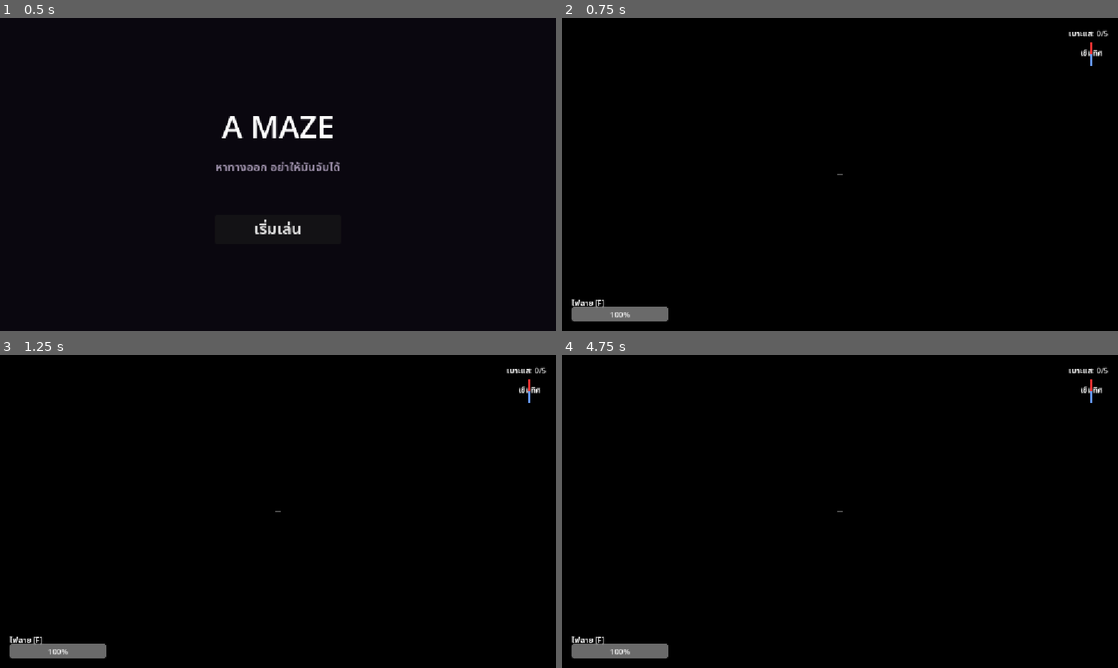
Above: before the commit, frames 1-4 (two rows, left to right).
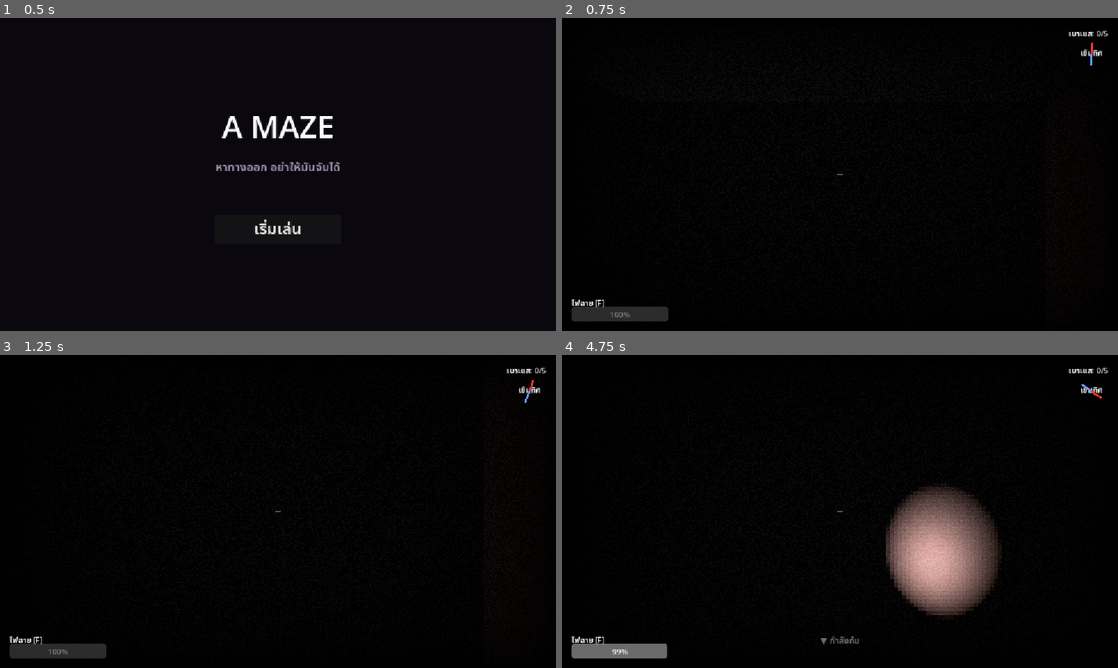
Above: after the commit, the same moments.

Repository: KanonKC/a-maze
Game: Godot game, scene res://scenes/main_menu.tscn
The game is run twice, just before and just after one commit, with the same random seed, the same clock (stepped at 60 frames per second) and the same inputs.
Inputs (mouse positions are in pixels of both pictures, inside the frame that each line leads up to):
- Up to frame 1 (0.5 s): no input
- Up to frame 2 (0.75 s): click "เริ่มเล่น" at 0.5 s
- Up to frame 3 (1.25 s): no input
- Up to frame 4 (4.75 s): move the mouse to (867, 511) at 1.27 s; hold Ctrl (crouch) 1.28-2.03 s; hold W (move_forward) from 1.28 s (still down); move the mouse to (812, 511) at 2.02 s; tap F (toggle_flashlight) at 2.1 s; tap Enter at 2.75 s; move the mouse to (851, 505) at 2.77 s; hold E (use_chalk) 2.78-3.53 s; move the mouse to (834, 517) at 3.52 s; tap R (use_mirror) at 3.6 s; move the mouse to (878, 514) at 4.27 s; hold Ctrl (crouch) from 4.28 s (still down)

Frame 1 is identical in both runs. In frame 2, 0.8% of the frame differs, in the area x 1-96%, y 7-97%; in frame 3, 0.8%; in frame 4, 7.0%, in the area x 8-98%, y 7-97%.
Error before the commit: Parse Error: Cannot infer the type of "opp_bit" variable because the value doesn't have a set type. (res://scripts/maze_level.gd:581)

Commit message:
feat: update something (i forgot)

Diff:
--- a/scripts/chalk_mark.gd
+++ b/scripts/chalk_mark.gd
@@ -11,6 +11,7 @@
 	mat.emission = Color(0.6, 0.55, 0.4)
 	mat.emission_energy_multiplier = 0.8
 	mat.shading_mode = BaseMaterial3D.SHADING_MODE_UNSHADED
+	mat.cull_mode = BaseMaterial3D.CULL_DISABLED
 	material_override = mat
 
 	# Notify maze so this cell is locked from shifting
--- a/scripts/end_screen.gd
+++ b/scripts/end_screen.gd
@@ -6,7 +6,8 @@
 var _btn:    Button
 
 func _ready() -> void:
-	layer = 10
+	layer = 70  # above post-process (50) and pause (60)
+	process_mode = Node.PROCESS_MODE_ALWAYS
 
 	_panel = ColorRect.new()
 	_panel.color = Color(0, 0, 0, 0.85)
@@ -34,7 +35,10 @@
 	_btn = Button.new()
 	_btn.text = "เล่นใหม่"
 	_btn.add_theme_font_size_override("font_size", 28)
-	_btn.pressed.connect(func(): get_tree().reload_current_scene())
+	_btn.pressed.connect(func():
+		get_tree().paused = false
+		get_tree().reload_current_scene()
+	)
 	vbox.add_child(_btn)
 
 	hide()
@@ -51,5 +55,6 @@
 	_title.text  = "หนีออกมาได้!"
 	_sub.text    = "คุณรอดจากเขาวงกตได้สำเร็จ"
 	_btn.visible = true
+	get_tree().paused = true
 	Input.set_mouse_mode(Input.MOUSE_MODE_VISIBLE)
 	show()
--- a/scripts/game_manager.gd
+++ b/scripts/game_manager.gd
@@ -17,6 +17,9 @@
 var _end_screen: CanvasLayer
 var _pause_layer: CanvasLayer
 var _debug_layer: CanvasLayer
+
+var _ambient_player: AudioStreamPlayer
+var _sfx_player: AudioStreamPlayer
 
 @onready var player: CharacterBody3D = $World/Player
 @onready var hud = $HUD
@@ -32,6 +35,29 @@
 	_build_pause_menu()
 	_build_debug_overlay()
 	_build_post_process()
+	_build_audio()
+
+func _build_audio() -> void:
+	# Ambient horror loop — plays throughout the game
+	_ambient_player = AudioStreamPlayer.new()
+	_ambient_player.stream = load("res://assets/sounds/ambient_horror.ogg")
+	_ambient_player.volume_db = -14.0
+	_ambient_player.autoplay = true
+	var amb_stream := _ambient_player.stream as AudioStreamOggVorbis
+	if amb_stream:
+		amb_stream.loop = true
+	add_child(_ambient_player)
+	_ambient_player.play()
+
+	# One-shot SFX player for events
+	_sfx_player = AudioStreamPlayer.new()
+	_sfx_player.volume_db = -6.0
+	add_child(_sfx_player)
+
+func _play_sfx(path: String) -> void:
+	if _sfx_player:
+		_sfx_player.stream = load(path)
+		_sfx_player.play()
 
 func _build_post_process() -> void:
 	var pp = load("res://scripts/post_process.gd").new()
@@ -39,7 +65,7 @@
 
 func _build_pause_menu() -> void:
 	_pause_layer = CanvasLayer.new()
-	_pause_layer.layer = 20
+	_pause_layer.layer = 60  # above post-process (layer 50)
 	_pause_layer.process_mode = Node.PROCESS_MODE_ALWAYS
 	add_child(_pause_layer)
 
@@ -93,10 +119,10 @@
 	if not DebugConfig.DEBUG:
 		return
 	_debug_layer = CanvasLayer.new()
-	_debug_layer.layer = 18
+	_debug_layer.layer = 65  # above post-process (50)
 	_debug_layer.process_mode = Node.PROCESS_MODE_ALWAYS
 	add_child(_debug_layer)
-	var overlay := load("res://scripts/debug_overlay.gd").new()
+	var overlay: Node = load("res://scripts/debug_overlay.gd").new()
 	_debug_layer.add_child(overlay)
 	_debug_layer.visible = false
 
@@ -127,6 +153,7 @@
 	emit_signal("clue_collected", clues_found, CLUES_TOTAL)
 	if text != "":
 		emit_signal("clue_text_revealed", text)
+	_play_sfx("res://assets/sounds/clue_pickup.wav")
 	var ghost = get_tree().get_first_node_in_group("ghost")
 	if ghost and ghost.has_method("increase_speed"):
 		ghost.increase_speed()
@@ -151,6 +178,7 @@
 			_lights_out_event(3.0)
 		5:
 			# Clue 5: exit unlocked — handled by exit_unlocked signal, no extra event
+			pass
 
 func _flash_flicker_event() -> void:
 	# Temporarily spike danger level to trigger flashlight flicker in player.gd
@@ -182,6 +210,7 @@
 	var env: Environment = env_node.environment
 	var original_energy := env.ambient_light_energy
 	env.ambient_light_energy = 0.0
+	_play_sfx("res://assets/sounds/lights_out_sting.wav")
 	if player and player.has_method("set_danger_level"):
 		player.set_danger_level(0.8)
 	await get_tree().create_timer(duration).timeout
@@ -192,6 +221,7 @@
 
 func on_player_caught() -> void:
 	emit_signal("player_caught")
+	_play_sfx("res://assets/sounds/player_caught.wav")
 	await get_tree().create_timer(1.5).timeout
 	player.global_position = checkpoint_position
 	player.velocity = Vector3.ZERO
@@ -199,3 +229,4 @@
 func on_player_exit() -> void:
 	if exit_open:
 		emit_signal("game_won")
+		_play_sfx("res://assets/sounds/jingle_win.wav")
--- a/scripts/ghost.gd
+++ b/scripts/ghost.gd
@@ -69,7 +69,7 @@
 	return _player_is_watching() and not _player_flashlight_active()
 
 func _player_flashlight_active() -> bool:
-	var on := player.get_flashlight_on()
+	var on: bool = player.get_flashlight_on()
 	return on
 
 func _sample_player_behavior(delta: float) -> void:
@@ -79,7 +79,7 @@
 	_pos_sample_timer = 1.0   # sample every second
 
 	# Count flashlight toggles by comparing previous state
-	var fl_now := player.get_flashlight_on()
+	var fl_now: bool = player.get_flashlight_on()
 	if fl_now != _last_flashlight_state:
 		_flashlight_uses += 1
 		_last_flashlight_state = fl_now
--- a/scripts/hud.gd
+++ b/scripts/hud.gd
@@ -27,13 +27,29 @@
 const _CROSSHAIR_HOT  := Color(1.0, 0.15, 0.15, 0.95)
 
 func _ready() -> void:
+	layer = 60  # above post-process (layer 50) so shader doesn't pixelate UI
 	message_label.visible = false
 	item_notif.visible    = false
 	mirror_frame.visible  = false
 	chalk_label.text      = ""
+	_setup_mirror_frame()
 	_build_crosshair()
 	_build_crouch_label()
 	_build_clue_display()
+
+func _setup_mirror_frame() -> void:
+	# Reposition mirror to lower-center — looks like holding a hand mirror
+	mirror_frame.anchor_left   = 0.5
+	mirror_frame.anchor_right  = 0.5
+	mirror_frame.anchor_top    = 1.0
+	mirror_frame.anchor_bottom = 1.0
+	mirror_frame.offset_left   = -180
+	mirror_frame.offset_right  =  180
+	mirror_frame.offset_top    = -260
+	mirror_frame.offset_bottom = -20
+	mirror_frame.stretch_mode  = TextureRect.STRETCH_KEEP_ASPECT_COVERED
+	# Dark border to simulate mirror frame
+	mirror_frame.modulate = Color(0.85, 0.82, 0.78)
 
 func _build_clue_display() -> void:
 	_clue_display = Label.new()
--- a/scripts/maze_level.gd
+++ b/scripts/maze_level.gd
@@ -1,7 +1,8 @@
 extends Node3D
 
 # ─── Exit light (class var for signal callback) ───────────
-var _exit_light: OmniLight3D
+var _exit_light:   OmniLight3D
+var _exit_blocker: StaticBody3D
 
 @onready var _world_env: WorldEnvironment = $WorldEnvironment
 
@@ -38,6 +39,8 @@
 # Cells that must never shift: room cells and chalk-marked cells
 var _locked_cells: Dictionary = {}   # key "x,y" → true
 
+var _wall_shift_audio: AudioStreamPlayer
+
 # World-space offset so maze is centered at origin
 var ox: float
 var oz: float
@@ -85,6 +88,7 @@
 		_world_env.environment.fog_enabled = true
 		_world_env.environment.fog_density = 0.02
 		_world_env.environment.fog_light_color = Color(0.05, 0.03, 0.08)
+		_world_env.environment.ambient_light_energy = 0.25  # slight base visibility without flashlight
 
 	# Connect exit_unlocked signal from game_manager
 	var gm = get_tree().get_first_node_in_group("game_manager")
@@ -96,6 +100,15 @@
 
 	# 7. Spawn ghost in outer zone, far from player start
 	_spawn_ghost()
+
+	# Wall shift audio
+	_wall_shift_audio = AudioStreamPlayer.new()
+	var ws_stream := load("res://assets/sounds/wall_shift.wav") as AudioStreamWAV
+	if ws_stream:
+		ws_stream.loop_mode = AudioStreamWAV.LOOP_DISABLED
+	_wall_shift_audio.stream = ws_stream
+	_wall_shift_audio.volume_db = -4.0
+	add_child(_wall_shift_audio)
 
 func _cell_center(col: int, row: int) -> Vector3:
 	return Vector3(ox + col * STEP + CELL * 0.5, 1.0, oz + row * STEP + CELL * 0.5)
@@ -129,6 +142,10 @@
 	# ตำแหน่งจริง: Room 3 (col=21, row=9) ชั้นกลาง
 	_make_pickup(_cell_center(22, 10), 1, pickup_script)  # mirror in room 3
 
+	# ── ถ่านไฟฉาย ───────────────────────────────────────────
+	_make_pickup(_cell_center(6, 5),  2, pickup_script)   # battery outer zone NW
+	_make_pickup(_cell_center(26, 18), 2, pickup_script)  # battery outer zone SE
+
 	# ── DEV: วางใกล้ start ให้ทดสอบได้เลย ──────────────────
 	_make_pickup(_cell_center(14, 11), 0, pickup_script)  # chalk ซ้าย start
 	_make_pickup(_cell_center(18, 11), 1, pickup_script)  # mirror ขวา start
@@ -202,6 +219,10 @@
 	light.light_energy = 1.2
 	light.omni_range  = 4.0
 	ghost.add_child(light)
+
+	# Load SFX
+	ghost.ambient_sfx = load("res://assets/sounds/ghost_breath.wav")
+	ghost.aggro_sfx   = load("res://assets/sounds/ghost_aggro.wav")
 
 	# Start far from player (top-right outer zone)
 	ghost.position = _cell_center(28, 3)
@@ -372,7 +393,7 @@
 					Vector3(WALL_T, WALL_H, CELL),
 					wall_mat
 				)
-				ew.visible = not (grid[_idx(x, y)] & DE)
+				_set_wall_active(ew, not bool(grid[_idx(x, y)] & DE))
 				_wall_nodes["%d,%d,E" % [x, y]] = ew
 
 			# South wall — always create node, show/hide based on grid bitmask
@@ -382,7 +403,7 @@
 					Vector3(CELL, WALL_H, WALL_T),
 					wall_mat
 				)
-				sw.visible = not (grid[_idx(x, y)] & DS)
+				_set_wall_active(sw, not bool(grid[_idx(x, y)] & DS))
 				_wall_nodes["%d,%d,S" % [x, y]] = sw
 
 			# Pillar at SE corner (always fill corner)
@@ -395,6 +416,16 @@
 
 	# Exit trigger area (Area3D just outside east wall)
 	_place_exit_trigger(east_x + 1.5, exit_z0 + STEP * 0.5)
+
+	# Blocker fills the exit gap until clues are collected
+	_exit_blocker = StaticBody3D.new()
+	_exit_blocker.position = Vector3(east_x, WALL_H * 0.5, exit_z0 + STEP * 0.5)
+	var _eb_cs := CollisionShape3D.new()
+	var _eb_shape := BoxShape3D.new()
+	_eb_shape.size = Vector3(WALL_T * 2, WALL_H, STEP)
+	_eb_cs.shape = _eb_shape
+	_exit_blocker.add_child(_eb_cs)
+	add_child(_exit_blocker)
 
 ## ─── Maze-shift timers (zone-based) ──────────────────────
 ## Inner (zone 0) = never changes
@@ -483,6 +514,8 @@
 func _on_exit_unlocked() -> void:
 	if _exit_light:
 		_exit_light.light_color = Color(0.2, 1.0, 0.4)
+	if _exit_blocker:
+		_exit_blocker.collision_layer = 0  # remove physical barrier
 
 func _place_exit_trigger(x: float, z: float) -> void:
 	var area := Area3D.new()
@@ -570,6 +603,10 @@
 	add_child(body)
 	return body
 
+func _set_wall_active(node: StaticBody3D, active: bool) -> void:
+	node.visible = active
+	node.collision_layer = 1 if active else 0
+
 # Toggle a single interior wall on/off and update the grid bitmask.
 # dir_char: "E" or "S"
 func _swap_wall(x: int, y: int, dir_char: String) -> void:
@@ -578,7 +615,7 @@
 		return
 	var node: StaticBody3D = _wall_nodes[key]
 	var dir_bit := DE if dir_char == "E" else DS
-	var opp_bit := OPP[dir_bit]
+	var opp_bit: int = OPP[dir_bit]
 	var nx := x + (1 if dir_char == "E" else 0)
 	var ny := y + (1 if dir_char == "S" else 0)
 
@@ -590,4 +627,6 @@
 		# Passage exists → close it
 		grid[_idx(x, y)]   &= ~dir_bit
 		grid[_idx(nx, ny)] &= ~opp_bit
-	node.visible = not node.visible
+	_set_wall_active(node, not node.visible)
+	if _wall_shift_audio:
+		_wall_shift_audio.play()
--- a/scripts/pickup_item.gd
+++ b/scripts/pickup_item.gd
@@ -1,6 +1,6 @@
 extends Area3D
 
-enum ItemType { CHALK, MIRROR }
+enum ItemType { CHALK, MIRROR, BATTERY }
 @export var item_type: ItemType = ItemType.CHALK
 
 var _base_y: float
@@ -25,4 +25,7 @@
 		ItemType.MIRROR:
 			body.has_mirror = true
 			body.emit_signal("item_picked_up", "mirror")
+		ItemType.BATTERY:
+			body.flashlight_energy = minf(body.flashlight_energy + 0.5, 1.0)
+			body.emit_signal("item_picked_up", "battery")
 	queue_free()
--- a/scripts/player.gd
+++ b/scripts/player.gd
@@ -25,6 +25,10 @@
 var _step_timer  := 0.0
 var _danger_level := 0.0   # 0 = safe, 1 = ghost very close (set by ghost AI)
 
+var _flicker_timer    := 0.0
+var _flicker_active   := false
+var _flicker_duration := 0.0
+
 var _mirror_viewport: SubViewport
 var _mirror_cam: Camera3D
 var _mirror_active := false
@@ -46,6 +50,12 @@
 func _ready() -> void:
 	Input.set_mouse_mode(Input.MOUSE_MODE_CAPTURED)
 	flashlight.visible = false
+	step_audio.stream = load("res://assets/sounds/footstep_walk.wav")
+	step_audio.pitch_scale = 1.0
+	var fl_audio := $FlashlightAudio as AudioStreamPlayer3D
+	if fl_audio:
+		fl_audio.stream = load("res://assets/sounds/flashlight_click.wav")
+		fl_audio.volume_db = -8.0
 	_setup_mirror()
 	_setup_hum()
 
@@ -68,6 +78,13 @@
 
 	_mirror_cam = Camera3D.new()
 	_mirror_viewport.add_child(_mirror_cam)
+
+	# Ambient light so mirror isn't pitch-black in dark areas
+	var mirror_light := OmniLight3D.new()
+	mirror_light.light_energy = 0.6
+	mirror_light.omni_range = 8.0
+	mirror_light.light_color = Color(0.85, 0.82, 0.75)
+	_mirror_cam.add_child(mirror_light)
 
 # ── Input ──────────────────────────────────────────────────
 func _input(event: InputEvent) -> void:
@@ -107,9 +124,11 @@
 		return
 	var frames := playback.get_frames_available()
 	var freq: float = lerp(40.0, 120.0, _danger_level)
+	# Volume rises with danger; silent when completely safe
+	var vol: float  = lerp(0.0, 0.22, _danger_level)
 	for i in frames:
 		_hum_phase += freq / 22050.0 * TAU
-		playback.push_frame(Vector2.ONE * sin(_hum_phase) * 0.15)
+		playback.push_frame(Vector2.ONE * sin(_hum_phase) * vol)
 
 func _handle_movement(delta: float) -> void:
 	if not is_on_floor():
@@ -130,19 +149,44 @@
 	var target_h := CROUCH_H if is_crouching else STAND_H
 	var shape := col_shape.shape as CapsuleShape3D
 	shape.height = lerp(shape.height, target_h, CROUCH_LERP * delta)
-	camera_mount.position.y = shape.height * 0.45
+	# Camera eye = shape center (0.9) + half shape height - small headroom margin
+	camera_mount.position.y = col_shape.position.y + shape.height * 0.5 - 0.2
 
 func _handle_flashlight(delta: float) -> void:
 	if flashlight_on and flashlight_energy > 0:
 		flashlight_energy -= FL_DRAIN * delta
 		flashlight_energy = maxf(flashlight_energy, 0.0)
-		flashlight.light_energy = flashlight_energy * 3.0
 		if flashlight_energy <= FL_MIN:
 			_toggle_flashlight()
+			return
+		_update_flashlight_flicker(delta)
+
+func _update_flashlight_flicker(delta: float) -> void:
+	_flicker_timer -= delta
+	if _flicker_active:
+		_flicker_duration -= delta
+		flashlight.light_energy = flashlight_energy * 3.0 * randf_range(0.05, 0.35)
+		if _flicker_duration <= 0.0:
+			_flicker_active = false
+			flashlight.light_energy = flashlight_energy * 3.0
+			_flicker_timer = randf_range(0.8, 2.5) * (1.0 - _danger_level * 0.6)
+	else:
+		flashlight.light_energy = flashlight_energy * 3.0
+		if _flicker_timer <= 0.0 and _danger_level > 0.35 and _clues_found() >= 1:
+			_flicker_active   = true
+			_flicker_duration = randf_range(0.04, 0.12)
+			_flicker_timer    = 0.0
+
+func _clues_found() -> int:
+	var gm := get_tree().get_first_node_in_group("game_manager")
+	return gm.clues_found if gm else 0
 
 func _toggle_flashlight() -> void:
 	flashlight_on = !flashlight_on
 	flashlight.visible = flashlight_on and flashlight_energy > FL_MIN
+	var fl_audio := $FlashlightAudio as AudioStreamPlayer3D
+	if fl_audio:
+		fl_audio.play()
 
 func _handle_footsteps(delta: float) -> void:
 	if is_on_floor() and velocity.length() > 0.5:
@@ -151,6 +195,10 @@
 			_step_timer = 0.55 if is_crouching else 0.4
 			if step_audio and step_audio.stream:
 				step_audio.play()
+	else:
+		if step_audio and step_audio.playing:
+			step_audio.stop()
+		_step_timer = 0.0
 
 func _try_place_chalk() -> void:
 	if not has_chalk or chalk_uses <= 0:
Not shown, added: export_presets.cfg
Not shown, added: scripts/debug_config.gd.uid
Not shown, added: scripts/debug_overlay.gd.uid
Not shown, added: scripts/post_process.gd.uid
Not shown, changed: .gitignore
